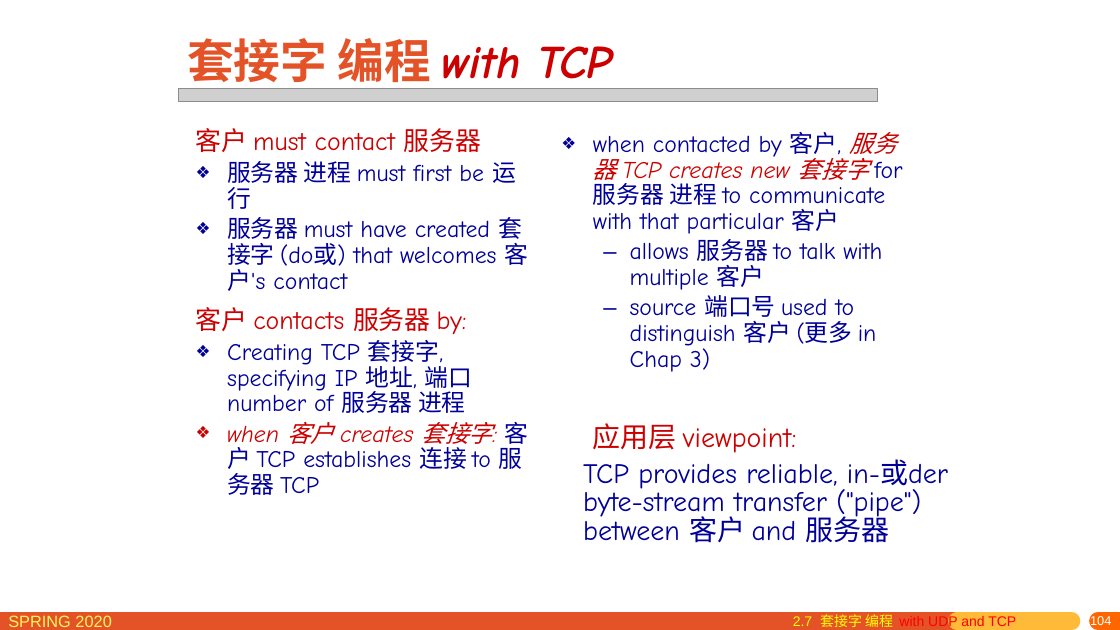
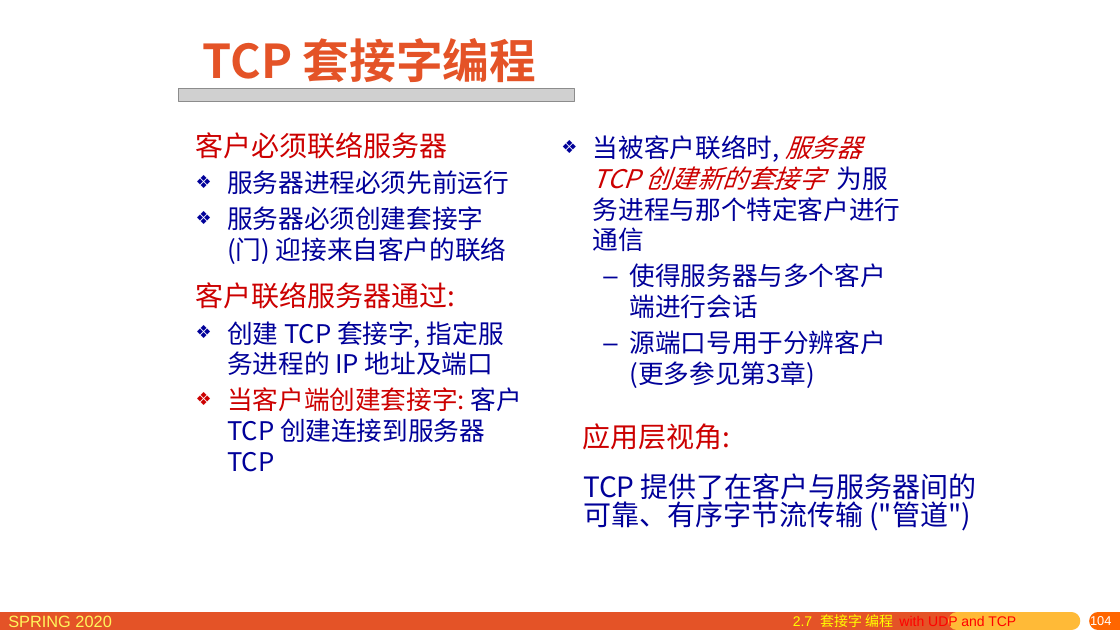
Before and after one commit to network-distributed/presentations, a slide deck: slide 104 of chapter2_cn.pptx. Drawn at 1120x630 pixels with LibreOffice and Linux fonts; fonts in the diff are those of the drawing; grey boxes stand for pictures. Boxes give left, top, right and bottom in pixels: in the first picture for what was removed or moved away, otherwise in the second. Text is boxed around its words. In the diff, an @@ line names an element or a change of style, - is before the commit and + after.

```diff
--- a/chapter2_cn.pptx
+++ b/chapter2_cn.pptx
@@ title at <box>203,38,536,90</box>: text changed; font Comic Neue to Noto Sans CJK SC; text colour #CC0000 to #E45327; italic off @@
-套接字 编程 with TCP
+TCP 套接字编程
@@ picture: place and size @@
-picture at <box>179,88,878,102</box>
+picture at <box>179,88,574,102</box>
@@ text at <box>196,132,522,472</box>: text changed; size 20.4 to 22 pt; font Comic Neue to Noto Sans CJK SC @@
-客户 must contact 服务器
-❖ 服务器 进程 must first be 运行
-❖ 服务器 must have created 套接字 (do或) that welcomes 客户's contact
-客户 contacts 服务器 by:
-❖ Creating TCP 套接字, specifying IP 地址, 端口 number of 服务器 进程
-❖ when 客户 creates 套接字: 客户 TCP establishes 连接 to 服务器 TCP
+客户必须联络服务器
+❖ 服务器进程必须先前运行
+❖ 服务器必须创建套接字 (门) 迎接来自客户的联络
+客户联络服务器通过:
+❖ 创建 TCP 套接字, 指定服务进程的 IP 地址及端口
+❖ 当客户端创建套接字: 客户 TCP 创建连接到服务器 TCP
@@ text at <box>593,135,900,388</box>: text changed; size 20.4 to 22 pt; font Comic Neue to Noto Sans CJK SC @@
-❖ when contacted by 客户, 服务器 TCP creates new 套接字 for 服务器 进程 to communicate with that particular 客户
-  – allows 服务器 to talk with multiple 客户
-  – source 端口号 used to distinguish 客户 (更多 in Chap 3)
+❖ 当被客户联络时, 服务器 TCP 创建新的套接字 为服务进程与那个特定客户进行通信
+  – 使得服务器与多个客户端进行会话
+  – 源端口号用于分辨客户 (更多参见第3章)
@@ text at <box>583,423,731,450</box>: text changed; font Comic Neue to Noto Sans CJK SC @@
-应用层 viewpoint:
+应用层视角:
@@ text at <box>583,473,977,531</box>: text changed; font Comic Neue to Noto Sans CJK SC @@
-TCP provides reliable, in-或der
-byte-stream transfer ("pipe")
-between 客户 and 服务器
+TCP 提供了在客户与服务器间的
+可靠、有序字节流传输 ("管道")
```
Also in this commit, not shown: 9 other slides changed, 1 other file.
